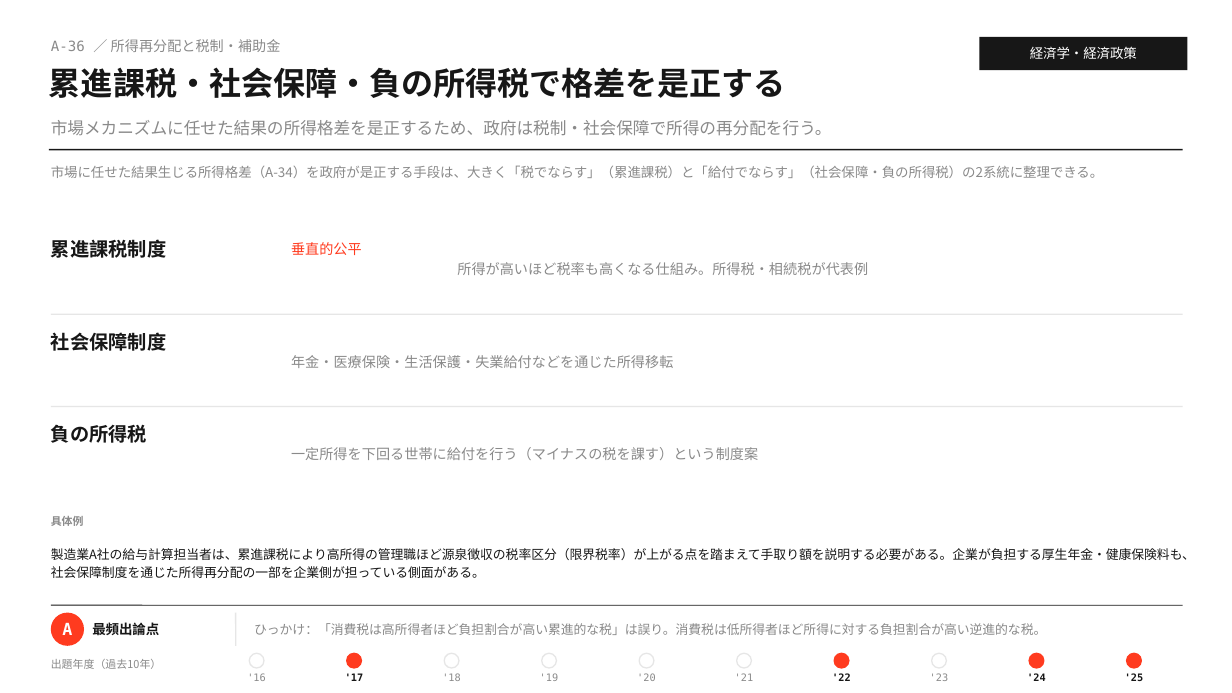
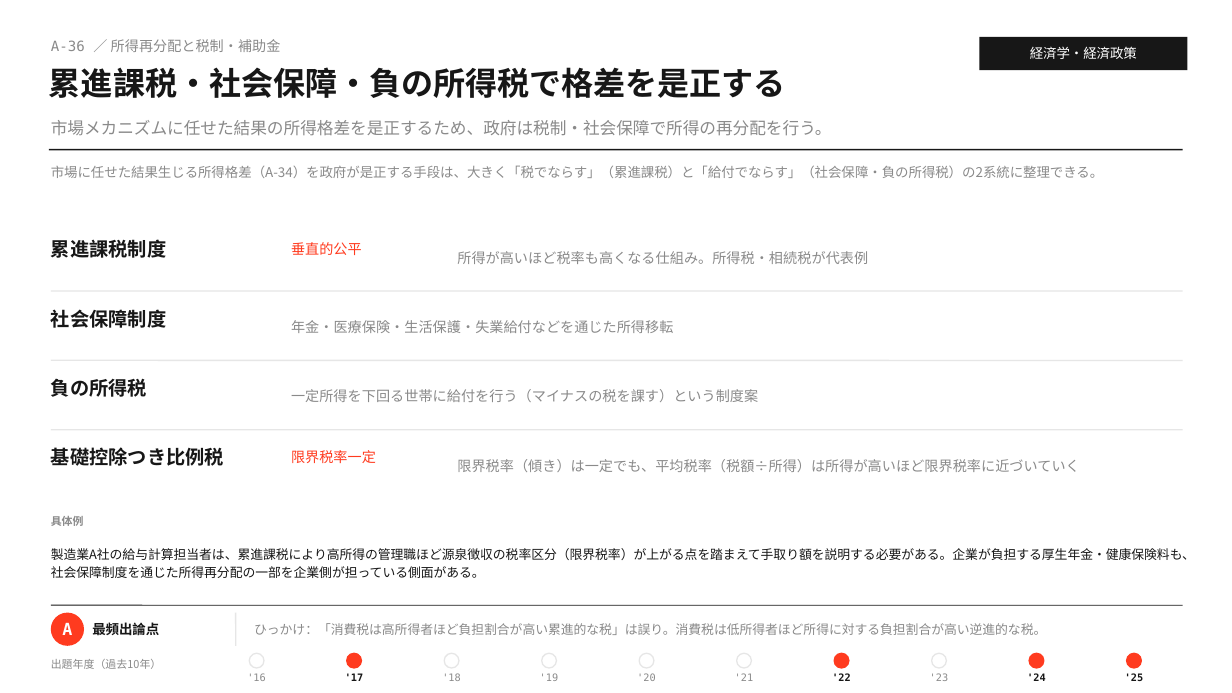
Before and after one commit to MasatoshiSano/SMEC, a slide deck: slide 53 of slides/1st_stage/A_economics.pptx. Drawn at 1232x693 pixels with LibreOffice and Linux fonts; fonts in the diff are those of the drawing. Boxes give left, top, right and bottom in pixels: in the first picture for what was removed or moved away, otherwise in the second. Text is boxed around its words. In the diff, an @@ line names an element or a change of style, - is before the commit and + after.

```diff
--- a/slides/1st_stage/A_economics.pptx
+++ b/slides/1st_stage/A_economics.pptx
@@ text "所得が高いほど税率も高くなる仕組み。所得税・相続税が代表例" moved from (x1=457, y1=262, x2=868, y2=275) to (x1=457, y1=251, x2=868, y2=264) @@
@@ line moved from (51, 314) - (1183, 314) to (51, 291) - (1183, 291) @@
@@ text "年金・医療保険・生活保護・失業給付などを通じた所得移転" moved from (x1=291, y1=355, x2=673, y2=368) to (x1=291, y1=320, x2=673, y2=333) @@
@@ text "社会保障制度" moved from (x1=51, y1=332, x2=166, y2=351) to (x1=51, y1=309, x2=166, y2=328) @@
@@ text "負の所得税" moved from (x1=51, y1=424, x2=147, y2=443) to (x1=51, y1=378, x2=147, y2=397) @@
@@ line added from (51, 360) to (1183, 360), #E6E6E6 1 pt @@
@@ text "一定所得を下回る世帯に給付を行う（マイナスの税を課す）という制度案" moved from (x1=291, y1=447, x2=758, y2=460) to (x1=291, y1=389, x2=758, y2=402) @@
@@ line moved from (51, 407) - (1183, 407) to (51, 430) - (1183, 430) @@
@@ text added at (x1=51, y1=447, x2=224, y2=466), 15 pt, text #171717, bold @@
+基礎控除つき比例税
@@ text added at (x1=291, y1=450, x2=376, y2=463), 11 pt, text #FF3B1F @@
+限界税率一定
@@ text added at (x1=457, y1=459, x2=1079, y2=472), 11 pt, text #8A8A8A @@
+限界税率（傾き）は一定でも、平均税率（税額÷所得）は所得が高いほど限界税率に近づいていく
```
Also in this commit, not shown: 12 other slides changed, 3 other files.
